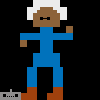
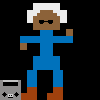
Layered file, before and after one edit (100×100). Changes by layer:
removed layer "boom box" over [0, 89, 21, 98]
added layer "boom box copy 3" above "Layer 1 copy 5" over [0, 80, 21, 98]
painted on "Layer 1 copy 5" over [20, 0, 73, 70]
